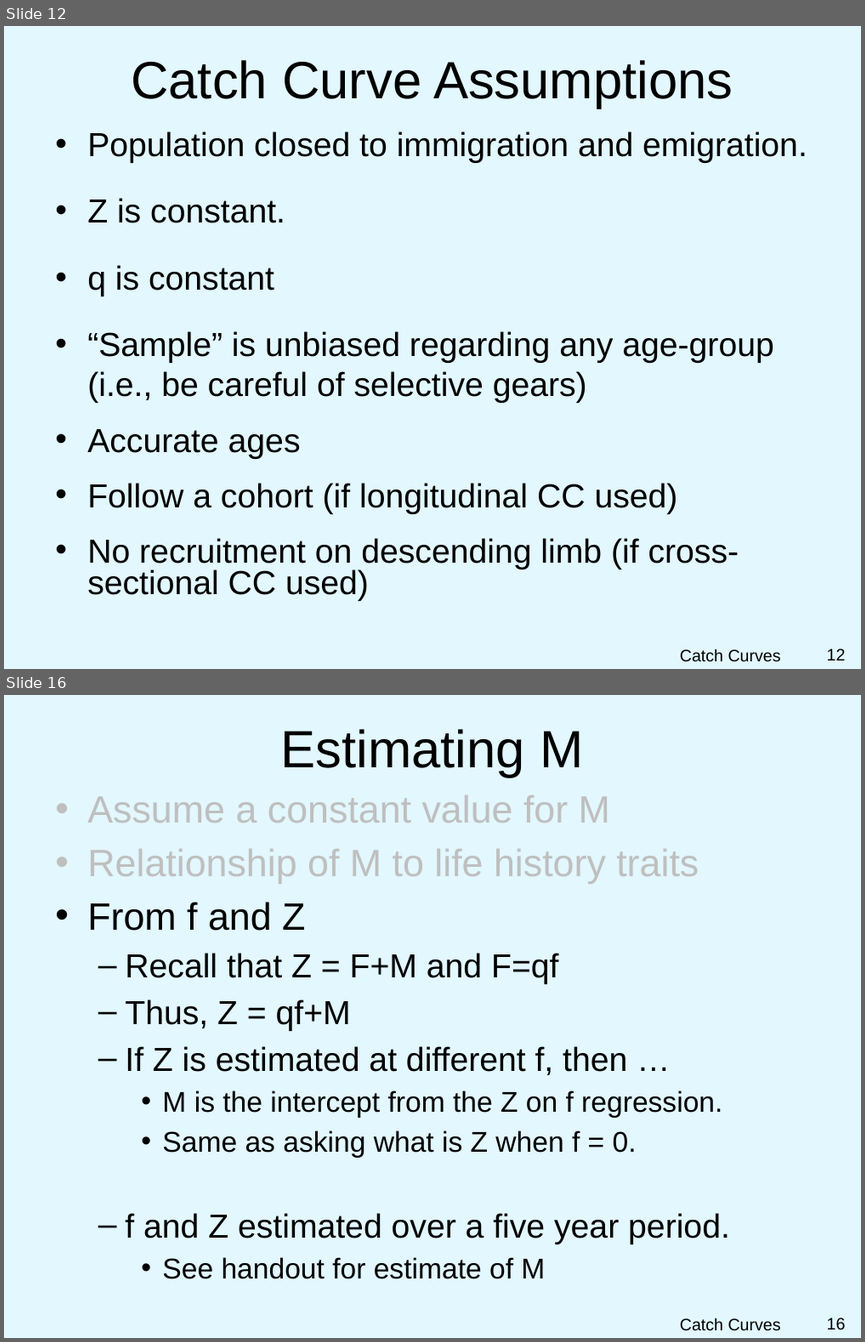
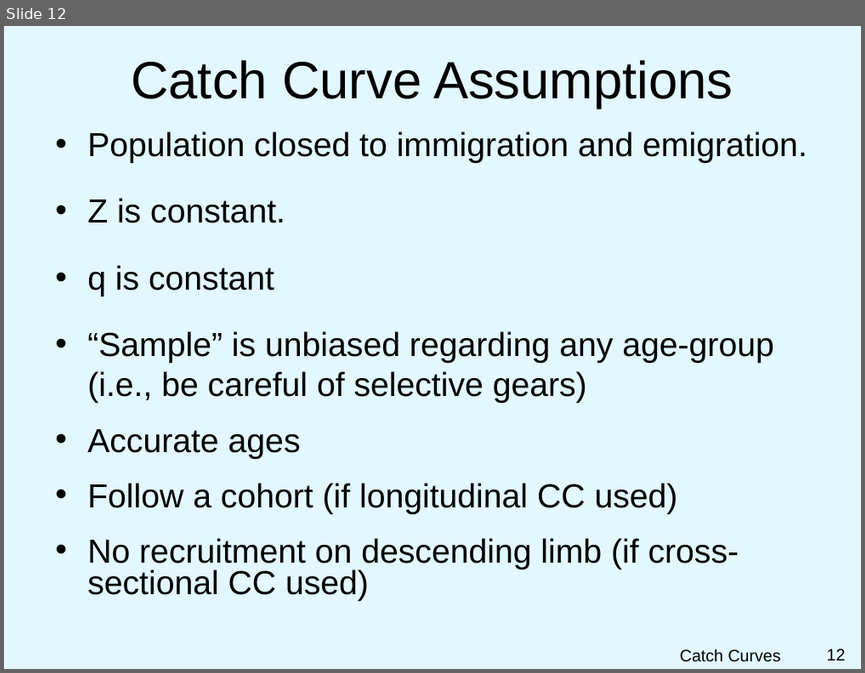
Before and after one commit to droglenc/NCNRS349, a slide deck: modules/Mortality/PPT.pptx. Shown one above the other, each under a label of ours: slides 12 and 16 before the commit, slide 12 after it; the slides between them are not shown. The pictures are 865x1342 and 865x673 pixels, drawn with LibreOffice and Linux fonts; fonts in the diff are those of the drawing; background and template pictures are left out. Boxes give left, top, right and bottom in pixels: in the first picture for what was removed or moved away, otherwise in the second. Text is boxed around its words. In the diff, an @@ line names an element or a change of style, - is before the commit and + after.

Commit message:
Work on Catch Curve  BKG and PPT

```diff
--- a/modules/Mortality/PPT.pptx
+++ b/modules/Mortality/PPT.pptx
@@ slide 16 removed at box(4, 695, 861, 1338), background picture (left out) @@
@@ title removed at box(281, 729, 583, 777) @@
-Estimating M
@@ text removed at box(87, 795, 730, 1279) @@
-• Assume a constant value for M
-• Relationship of M to life history traits
-• From f and Z
-  – Recall that Z = F+M and F=qf
-  – Thus, Z = qf+M
-  – If Z is estimated at different f, then …
-    • M is the intercept from the Z on f regression.
-    • Same as asking what is Z when f = 0.
-  – f and Z estimated over a five year period.
-    • See handout for estimate of M
@@ text removed at box(680, 1317, 781, 1331) @@
-Catch Curves
@@ page number removed at box(827, 1317, 846, 1330) @@
-16
```
Also in this commit, not shown: 7 other slides removed, 12 other files.
